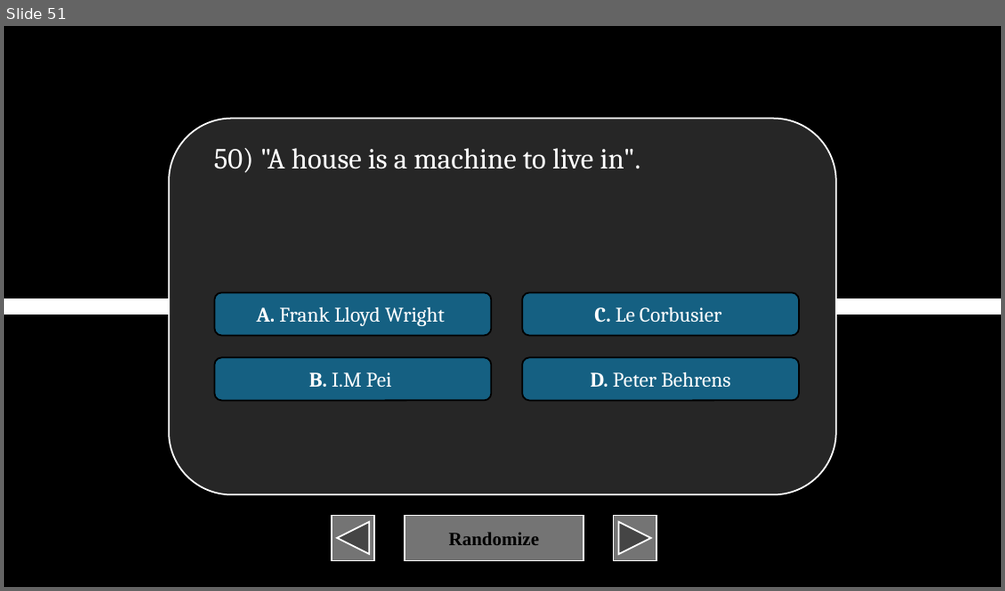
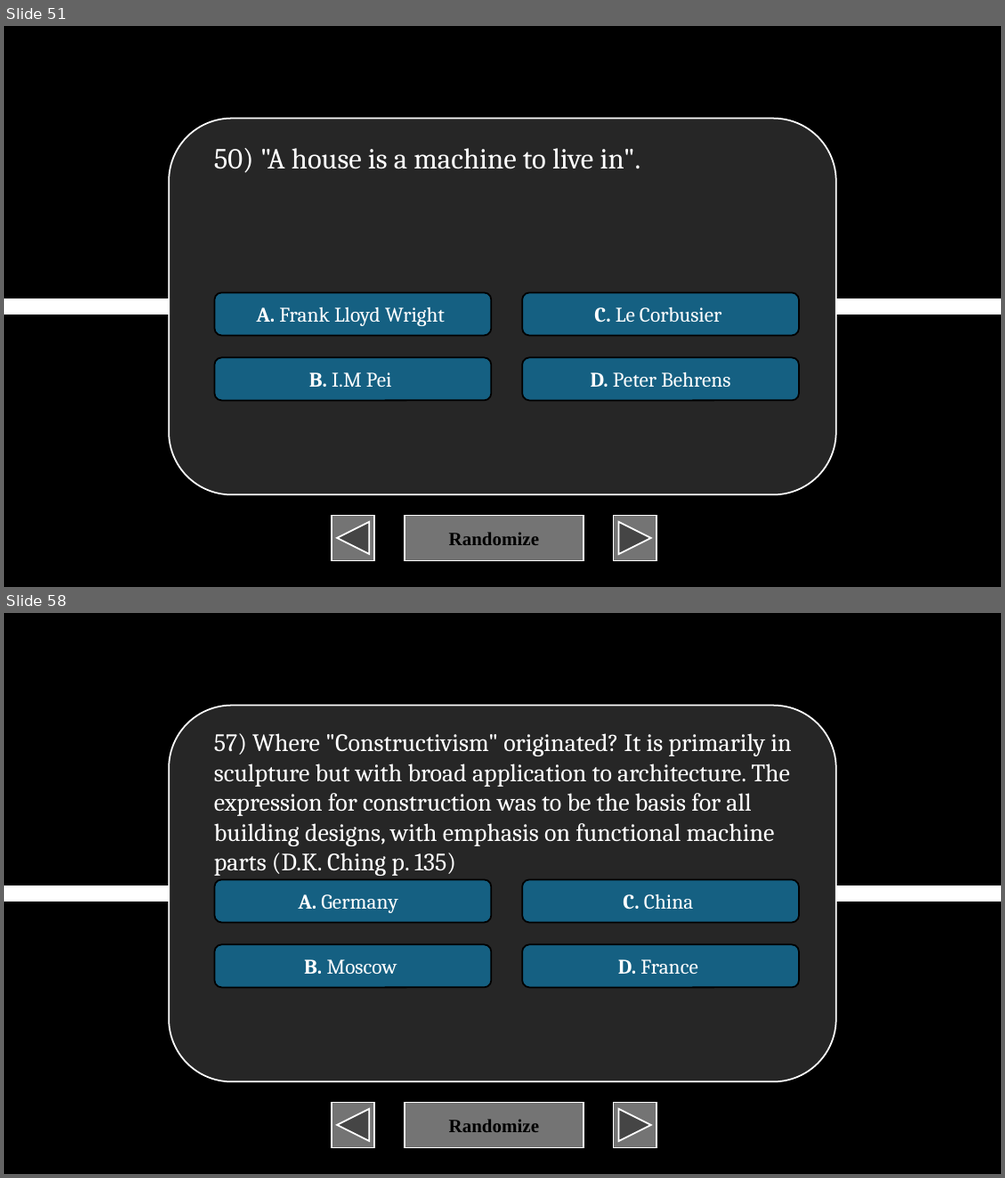
Before and after one commit to XIvanSolomonX/Archi-Reviewer, a slide deck: TOA.pptm. Shown one above the other, each under a label of ours: slide 51 before the commit, slides 51 and 58 after it; the slides between them are not shown. The pictures are 1005x591 and 1005x1178 pixels, drawn with LibreOffice and Linux fonts; fonts in the diff are those of the drawing. Boxes give left, top, right and bottom in pixels: in the first picture for what was removed or moved away, otherwise in the second. Text is boxed around its words. In the diff, an @@ line names an element or a change of style, - is before the commit and + after.

```diff
--- a/TOA.pptm
+++ b/TOA.pptm
@@ slide 58 added at box(4, 613, 1001, 1174), background #000000 @@
@@ rounded rectangle added at box(169, 705, 835, 1081), fill #262626, outline #FFFFFF 1.5 pt @@
@@ text added at box(214, 733, 791, 876), 24 pt, text #FFFFFF @@
+57) Where "Constructivism" originated? It is primarily in sculpture but with broad application to architecture. The expression for construction was to be the basis for all building designs, with emphasis on functional machine parts (D.K. Ching p. 135)
@@ rounded rectangle added at box(215, 879, 492, 922), fill #156082, outline #000000 1.5 pt, 20 pt, text #FFFFFF @@
+A. Germany
@@ rounded rectangle added at box(522, 879, 799, 922), fill #156082, outline #000000 1.5 pt, 20 pt, text #FFFFFF @@
+C. China
@@ line added from (4, 893) to (1001, 893), #FFFFFF 16 pt @@
@@ rounded rectangle added at box(215, 944, 492, 987), fill #156082, outline #000000 1.5 pt, 20 pt, text #FFFFFF @@
+B. Moscow
@@ rounded rectangle added at box(522, 944, 799, 987), fill #156082, outline #000000 1.5 pt, 20 pt, text #FFFFFF @@
+D. France
@@ action button back previous added at box(332, 1102, 374, 1148), fill #747474, outline #FFFFFF 1.5 pt @@
@@ action button blank added at box(404, 1102, 583, 1148), fill #747474, outline #FFFFFF 1.5 pt, 18 pt, text #000000, bold @@
+Randomize
@@ action button forward next added at box(614, 1102, 656, 1148), fill #747474, outline #FFFFFF 1.5 pt @@
```
Also in this commit, not shown: 1 slide changed, 49 other slides added, 1 other file.
